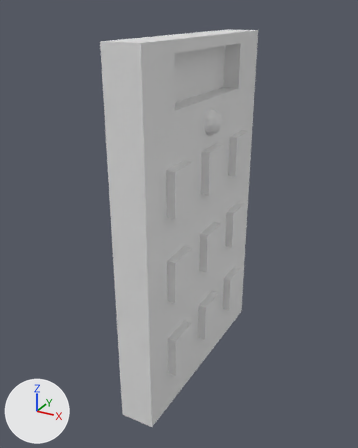
A saved change to the Blender file Escape Room VR/Assets/EscapeRoom/Models/digicode.blend.
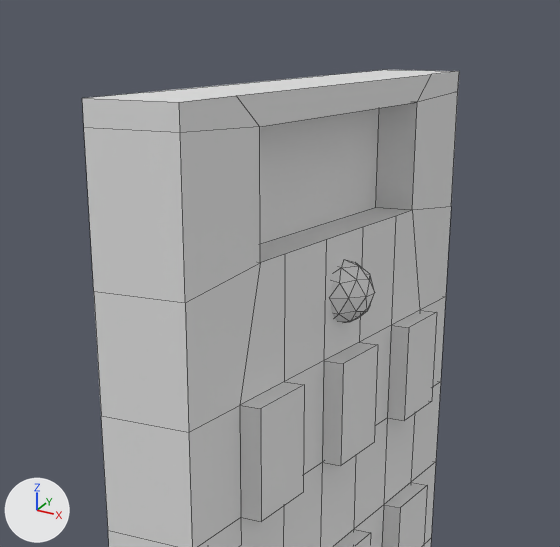
Each version is shown whole from a 50 mm camera at (0.189, -0.369, 0.2) aimed at (-0.008, -0.011, 0.022), then close up on the part from 18% to 84% of the width and 0% to 51% of the height. Every picture has the same lights, and +X, +Y and +Z are marked at lower left. The close-ups show mesh edges as thin lines.
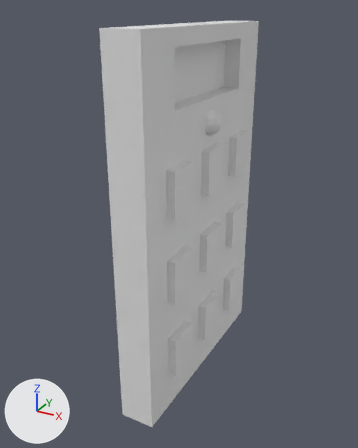
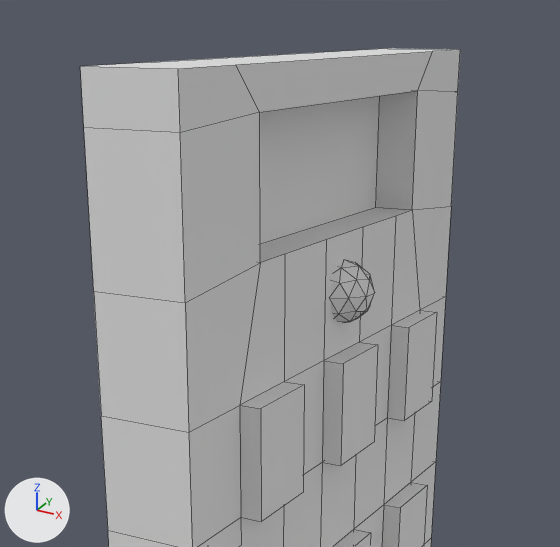
The newer file is also rescaled (x0.657), turned or shifted as a whole; pictures and numbers use the older file's frame.

What differs and where, as boxes (x1, y1, x2, y2) in the close-ups (560 x 547 px; the box of a moved part takes in the faces that stretch with it):
'Cube', reshaped: before (82, 70, 459, 547); after (80, 49, 460, 547)
part 1 of me_cube, moved or reshaped: before (82, 70, 459, 303); after (80, 49, 460, 303)

The change, as a diff of the scene's bpy script:
```diff
--- a/Escape Room VR/Assets/EscapeRoom/Models/digicode.blend.py
+++ b/Escape Room VR/Assets/EscapeRoom/Models/digicode.blend.py
@@ me_cube @@
 me_cube.from_pydata(...)  # 192 vertices, 184 faces; spans x -0.015..0.023, y -0.1..0.1, z -0.129..0.18
 # used by ob_cube; location = (0.0, 0.0, 0.0)
 # before: 167 (0.015, -0.059, 0.171) at pixel (259, 126), 175 (0.015, 0.059, 0.171) at pixel (417, 102), 176 (-0.015, -0.072, 0.18) at pixel (143, 92), 177 (-0.015, -0.043, 0.18) at pixel (197, 87), 178 (-0.015, -0.1, 0.18) at pixel (82, 98)
 # before: 179 (0.015, -0.1, 0.18) at pixel (179, 102), 180 (0.015, -0.072, 0.18) at pixel (236, 95), 181 (-0.015, 0.1, 0.18) at pixel (387, 69), 182 (0.015, 0.1, 0.18) at pixel (459, 71), 183 (-0.015, 0.072, 0.18) at pixel (356, 72)
 # before: 184 (-0.015, -0.014, 0.18) at pixel (244, 83), 185 (-0.015, 0.014, 0.18) at pixel (285, 79), 186 (-0.015, 0.043, 0.18) at pixel (323, 75), 187 (0.015, 0.072, 0.18) at pixel (431, 74), 190 (0.0, 0.059, 0.171)
 # before: 191 (0.0, -0.059, 0.171)
+# me_cube part 1
+for i in [*range(176, 188)]: me_cube.vertices[i].co += Vector((0.0, 0.0, 0.008))
+for i in [167, 175, 190, 191]: me_cube.vertices[i].co += Vector((0.0, 0.0, 0.004))
```
